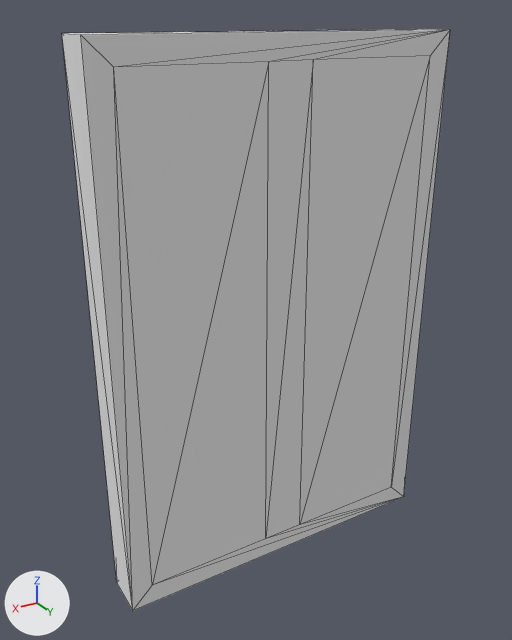
One commit to the OBJ model Assets/CityVoxelPack/Assets/buildings/props/windows/Meshes/window1_3x2.obj: the scene before it, then after it.
Both versions are drawn from a 50 mm lens placed at (1.96, 3.07, 3.07), pointed at (0.09, -0.06, 1.51). Every picture has the same lights, and +X, +Y and +Z are marked at lower left. Mesh edges are drawn as thin lines. Where no turn or scale is listed for an object, it has been applied to the vertices. Vertices at the same position are counted once.

Names of what the first picture shows: 'window1_3x2'.
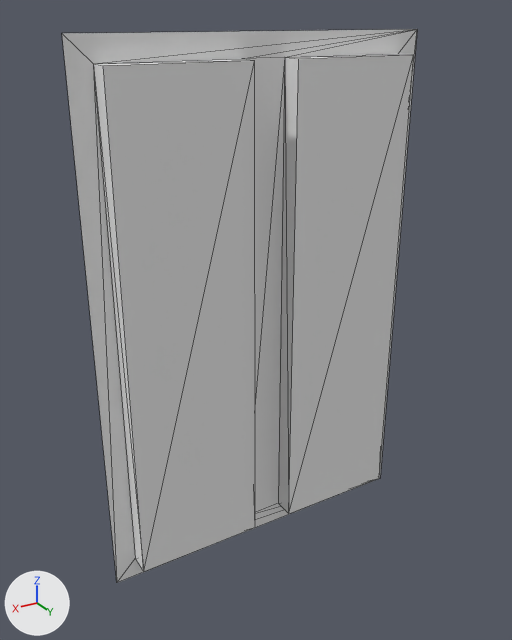
Pixel boxes [x1, y1, x2, y2] of what changed, in the pictures (512 x 640 px):
'window1_3x2', reshaped (8% narrower)
    before: [62, 29, 450, 611]
    after: [62, 29, 417, 583]
part 1 of me_window1_3x2, deleted
    before: [62, 29, 450, 611]

The change, as a diff of the scene's bpy script:
```diff
--- a/Assets/CityVoxelPack/Assets/buildings/props/windows/Meshes/window1_3x2.obj.py
+++ b/Assets/CityVoxelPack/Assets/buildings/props/windows/Meshes/window1_3x2.obj.py
@@ me_window1_3x2 @@
 # used by ob_window1_3x2; location = (0.0, 0.0, 0.0)
-me_window1_3x2.from_pydata(...)  # 32 vertices, 60 faces; spans x -1.0..1.0, y -0.12..0.13, z 0.0..3.0
+me_window1_3x2.from_pydata(...)  # 20 vertices, 34 faces; spans x -1.0..1.0, y -0.12..0.0, z 0.0..3.0
+# me_window1_3x2 part 1
+# 12 vertices are removed from x -1.0..1.0, y 0.12..0.13, z 0.0..3.0
+# 26 faces are deleted
 me_window1_3x2.materials.append(mat_palette)
```
